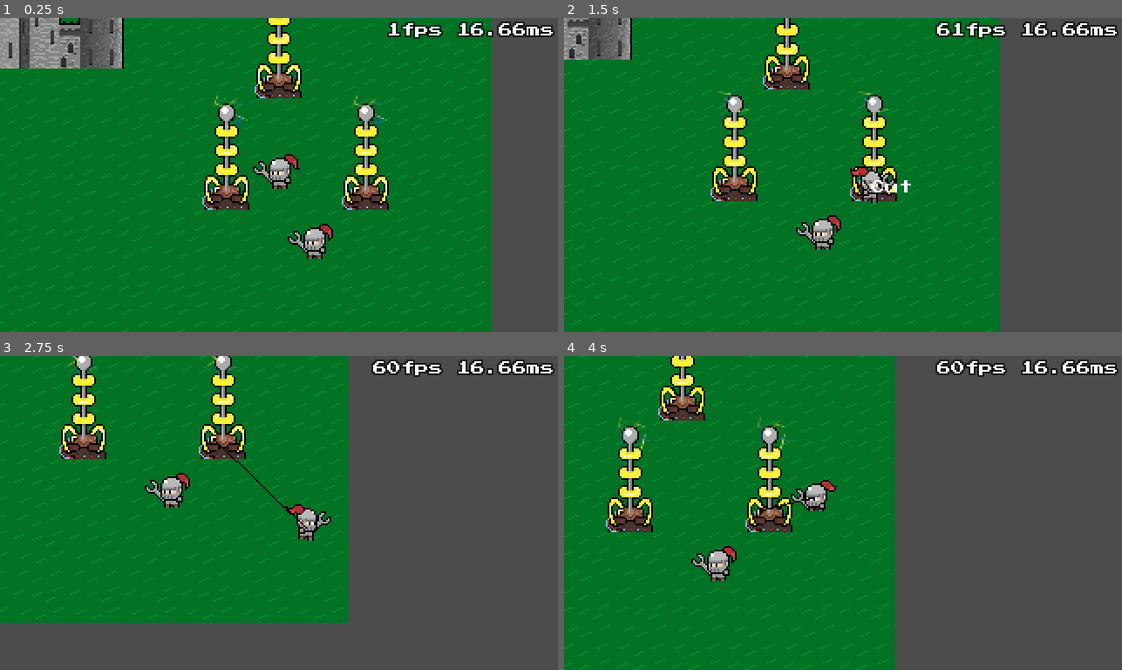
Above: before the commit, frames 1-4 (two rows, left to right).
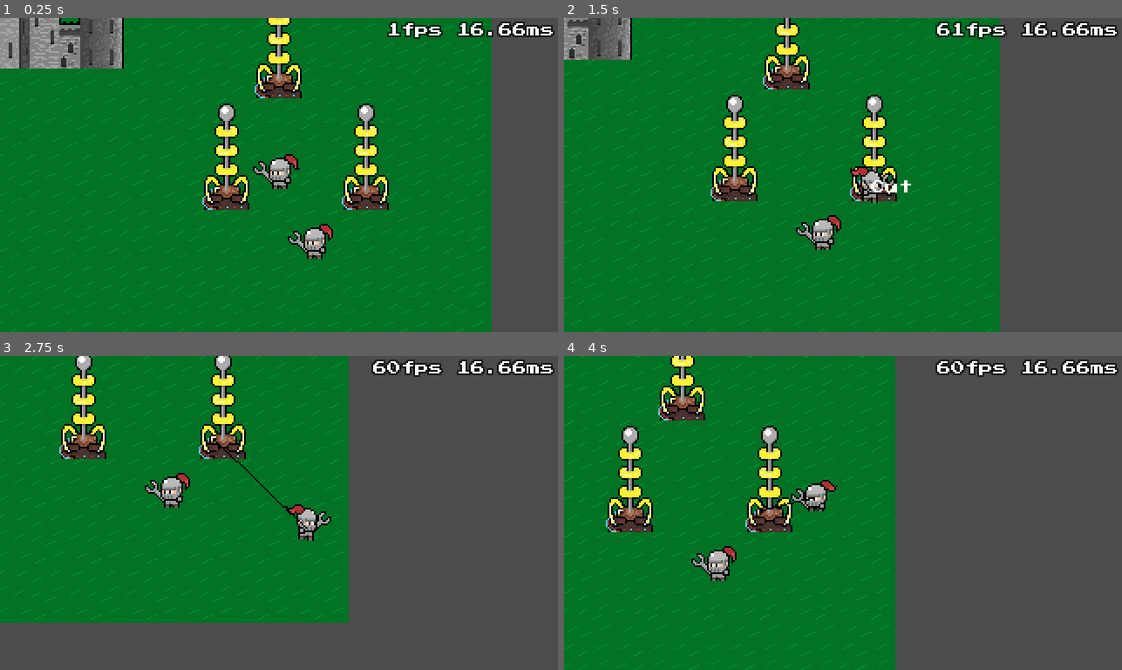
Above: after the commit, the same moments.

Repository: GreenDjango/GMTK2021
Game: Godot game, scene res://src/scenes/Game.tscn
The game is run twice, just before and just after one commit, with the same random seed, the same clock (stepped at 60 frames per second) and the same inputs.
Inputs:
- Up to frame 1 (0.25 s): no input
- Up to frame 2 (1.5 s): tap Enter (ui_accept) at 0.5, 0.77, 0.8, 1.07, 1.35 s; hold Right (right) 0.53-1.28 s; hold C (cut) 0.53-1.28 s; hold Down (down) from 1.28 s (still down)
- Up to frame 3 (2.75 s): tap Enter (ui_accept) at 1.52, 1.82, 2.3 s; tap C (cut) at 1.55 s; release Down (down) at 2.03 s; hold Right (right) from 2.03 s (still down); hold C (cut) from 2.03 s (still down)
- Up to frame 4 (4 s): release Right (right) at 2.78 s; release C (cut) at 2.78 s; hold Up (up) 2.78-3.53 s; tap C (cut) at 2.85 s; tap Enter (ui_accept) at 3.02, 3.32 s; hold Left (left) from 3.53 s (still down); hold Enter (ui_accept) from 3.53 s (still down)

The runs differ from the first frame. In frame 1, 0.4% of the frame differs, in the area x 36-70%, y 0-59%; in frame 2, 0.4%; in frame 3, 0.3%; in frame 4, 0.5%, in the area x 8-41%, y 0-56%.

Commit message:
ADD: tower power detection

Diff:
--- a/src/scripts/Cable.gd
+++ b/src/scripts/Cable.gd
@@ -20,8 +20,8 @@
 	setFrom(Vector2.ZERO)
 	setTo(Vector2.ZERO)
 	target = null
-	ref_in = null
-	ref_out = null
+	setRefIn(null)
+	setRefOut(null)
 
 func setFrom(param : Vector2):
 	from = to_local(param)
@@ -38,11 +38,15 @@
 	return to_global(to)
 
 func setRefIn(param : Node2D):
-	if "ref_cables" in param && param.ref_cables is Array:
-		param.ref_cables.push_back(self)
+	if ref_in && ref_in.has_method("remove_cable"):
+		ref_in.remove_cable(self)
+	if param && param.has_method("add_cable"):
+		param.add_cable(self)
 	ref_in = param
 
 func setRefOut(param : Node2D):
-	if "ref_cables" in param && param.ref_cables is Array:
-		param.ref_cables.push_back(self)
+	if ref_out && ref_out.has_method("remove_cable"):
+		ref_out.remove_cable(self)
+	if param && param.has_method("add_cable"):
+		param.add_cable(self)
 	ref_out = param
--- a/src/scripts/Castle.gd
+++ b/src/scripts/Castle.gd
@@ -1 +1,4 @@
 extends TowerInterface
+
+func _ready():
+	is_on = true
--- a/src/scripts/Game.gd
+++ b/src/scripts/Game.gd
@@ -38,18 +38,18 @@
 func _input(event : InputEvent):
 	if event.is_action_pressed("ui_accept"):
 		var nearbyTowers : Array = player.get_nearby_towers()
-		var tower : Node2D = nearbyTowers.pop_back()
+		var tower = nearbyTowers.pop_back()
 		if player.is_grab && tower && tower != main_cable.ref_in:
 			put_cable(tower)
 		elif !player.is_grab && tower:
 			grab_cable(tower)
 	if event.is_action_pressed("cut"):
 		if active_cable:
-			# TODO: erase cable ref in towers
-			print(active_cable.ref_in, active_cable.ref_out)
+			active_cable.reset()
 			active_cable.queue_free()
+			refresh_towers_connections()
 
-func grab_cable(tower : Node2D):
+func grab_cable(tower : TowerInterface):
 	main_cable.from = tower.get_cablefix().global_position
 	main_cable.target = player
 	main_cable.ref_in = tower
@@ -57,7 +57,7 @@
 	main_cable.visible = true
 	player.is_grab = true
 
-func put_cable(tower : Node2D):
+func put_cable(tower : TowerInterface):
 	var new_cable : Cable = cable_scene.instance()
 	cables.add_child(new_cable)
 	new_cable.from = main_cable.from
@@ -65,11 +65,38 @@
 	new_cable.ref_in = main_cable.ref_in
 	new_cable.ref_out = tower
 	release_cable()
+	refresh_towers_connections()
 
 func release_cable():
 	main_cable.reset()
 	main_cable.visible = false
 	player.is_grab = false
+
+func refresh_towers_connections():
+	debug_links()
+	var towers = get_tree().get_nodes_in_group("tower")
+	for tower in towers:
+		if tower.has_method("turn_off"):
+			tower.turn_off()
+	refresh_towers_connections_rec(castle)
+
+func refresh_towers_connections_rec(tower : TowerInterface):
+	if tower.has_method("turn_on"):
+		tower.turn_on()
+	for cable in tower.ref_cables.values():
+		var next_tower = cable.ref_in if cable.ref_in != tower else cable.ref_out
+		if !next_tower.is_on:
+			refresh_towers_connections_rec(next_tower)
+
+func debug_links():
+	var towers = get_tree().get_nodes_in_group("tower")
+	print('--- TOWERS')
+	for tower in towers:
+		prints(tower, tower.ref_cables)
+	print('--- CABLES')
+	prints(main_cable, main_cable.ref_in, main_cable.ref_out)
+	for cable in cables.get_children():
+		prints(cable, cable.ref_in, cable.ref_out)
 
 func is_under_cable(cable_start : Vector2, cable_end : Vector2, player_area : CollisionShape2D):
 	#      A: circle
--- a/src/scripts/Tower.gd
+++ b/src/scripts/Tower.gd
@@ -6,5 +6,16 @@
 onready var spark := $Spark
 
 func _ready():
+	turn_off()
+
+func turn_on():
+	is_on = true
 	sprite.play()
 	spark.play()
+	spark.visible = true
+
+func turn_off():
+	is_on = false
+	sprite.stop()
+	spark.stop()
+	spark.visible = false
--- a/src/scripts/TowerInterface.gd
+++ b/src/scripts/TowerInterface.gd
@@ -2,7 +2,14 @@
 
 class_name TowerInterface
 
-var ref_cables : Array = []
+var ref_cables := {}
+var is_on := false
 
 func get_cablefix() -> Position2D:
 	return get_node("CableFix") as Position2D
+
+func add_cable(cable : Node2D):
+	ref_cables[cable.get_instance_id()] = cable
+
+func remove_cable(cable : Node2D):
+	ref_cables.erase(cable.get_instance_id())
